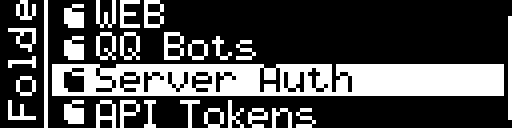
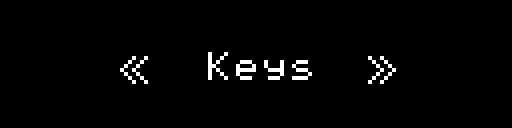
Two versions of the same layered image (512 × 128). Layer-by-layer changes:
showed group "main" (14 layers) over [104, 32, 448, 112]
hid group "folder" (18 layers) over [8, 0, 512, 128]
